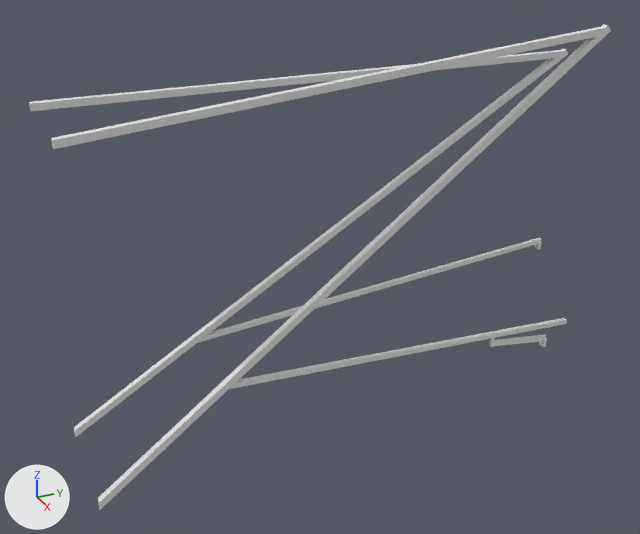
Before and after pictures for a commit that changed the OBJ model common/src/main/resources/assets/pantographsandwires/models/block/cantilever/double/5/cantilever_inner_8px.obj.
Both versions are drawn from a 50 mm lens placed at (7.28, -2.01, 2.44), pointed at (0.48, 1.05, -0.96). Arrows for +X, +Y and +Z are at lower left; the lights stay in place. The picture after the commit comes second. Where no turn or scale is listed for an object, it has been applied to the vertices.

In view in the first picture: '01c4daa6-15f4-4009-a824-7aed6f7a0333', '08bced05-e23e-4e01-85fa-966ff5c6bce8', '16d769ad-d913-46bf-996b-0399d7e0c37a', '4549282b-5ea8-48c1-a1b1-a2ea552bb131', '555c0a55-a02a-4bea-b606-ba8f8ad01c2a', '69ba6992-5393-4bc1-9b9f-0128942123cd', '6bffcca9-0f2c-4fbc-8615-56e263b401d1', 'c8c101f5-dc5a-4891-ac32-9bd8aa27dd4c', 'd792ef31-0eef-41fa-aaab-9df2d7d3b2a6', 'fed1ba74-be75-44ef-bf7f-ab93f76d292a'.
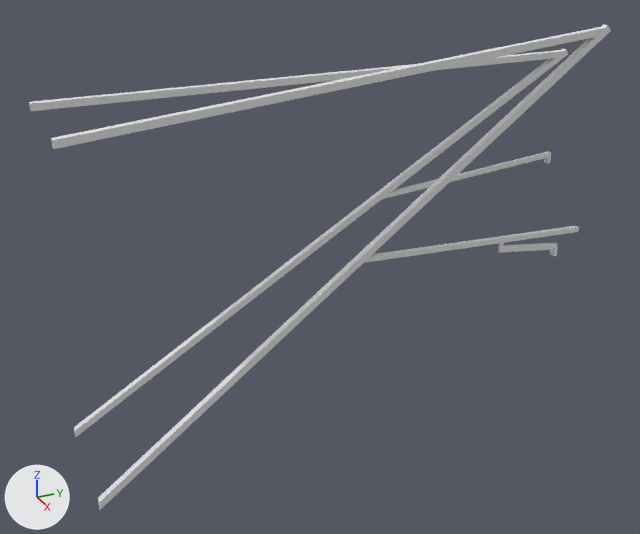
Location of each change, (x1, y1, x2, y2) in pixels of the pictures (640 x 534 px):
'16d769ad-d913-46bf-996b-0399d7e0c37a', deleted: before (230, 318, 567, 389)
'c8c101f5-dc5a-4891-ac32-9bd8aa27dd4c', deleted: before (198, 238, 542, 343)
'6e11b68e-39db-4491-9e4b-b1957efc33ed', added: after (364, 226, 579, 263)
'5f82167a-e6f8-42ad-ba10-6b6db616c59a', added: after (383, 151, 551, 199)
'5be06308-d708-4f1e-807f-3e21427b5c8b', added: after (503, 243, 557, 252)
'fed1ba74-be75-44ef-bf7f-ab93f76d292a', deleted: before (494, 334, 546, 346)
'802a1219-4c91-4c70-91b5-d85af37f2317', added: after (498, 236, 504, 253)
'9f433bf1-1b67-47a0-948c-61fce256b1cf', added: after (550, 246, 558, 256)
'd792ef31-0eef-41fa-aaab-9df2d7d3b2a6', deleted: before (489, 331, 495, 347)
'08bced05-e23e-4e01-85fa-966ff5c6bce8', deleted: before (539, 338, 547, 347)
'41a66b46-ef8e-4ac7-862e-4aa395b3742b', added: after (544, 155, 551, 164)
'555c0a55-a02a-4bea-b606-ba8f8ad01c2a', deleted: before (535, 241, 541, 249)

The change, as a diff of the scene's bpy script:
```diff
--- a/common/src/main/resources/assets/pantographsandwires/models/block/cantilever/double/5/cantilever_inner_8px.obj.py
+++ b/common/src/main/resources/assets/pantographsandwires/models/block/cantilever/double/5/cantilever_inner_8px.obj.py
@@ me_6e11b68e_39db_4491_9e4b_b1957efc33ed @@
+me_6e11b68e_39db_4491_9e4b_b1957efc33ed.from_pydata([(1.09, 1.24, -0.65), (1.09, 3.5, -0.75), (1.09, 1.18, -0.69), (1.09, 3.5, -0.79), (1.04, 3.5, -0.75), (1.04, 1.24, -0.65), (1.04, 3.5, -0.79), (1.04, 1.18, -0.69)], [], [(3, 6, 4, 1), (2, 3, 1, 0), (7, 2, 0, 5), (6, 7, 5, 4), (5, 0, 1, 4), (6, 3, 2, 7)])
+me_6e11b68e_39db_4491_9e4b_b1957efc33ed.materials.append(mat_m_53ac917a_6908_652e_015c_c53640b020ed)  # white #e7e7e7
@@ me_5f82167a_e6f8_42ad_ba10_6b6db616c59a @@
+me_5f82167a_e6f8_42ad_ba10_6b6db616c59a.from_pydata([(-0.04, 2.04, -0.55), (-0.04, 3.99, -0.38), (-0.04, 1.94, -0.61), (-0.04, 3.99, -0.43), (-0.09, 3.99, -0.38), (-0.09, 2.04, -0.55), (-0.09, 3.99, -0.43), (-0.09, 1.94, -0.61)], [], [(3, 6, 4, 1), (2, 3, 1, 0), (7, 2, 0, 5), (6, 7, 5, 4), (5, 0, 1, 4), (6, 3, 2, 7)])
+me_5f82167a_e6f8_42ad_ba10_6b6db616c59a.materials.append(mat_m_53ac917a_6908_652e_015c_c53640b020ed)  # white #e7e7e7
@@ me_5be06308_d708_4f1e_807f_3e21427b5c8b @@
+me_5be06308_d708_4f1e_807f_3e21427b5c8b.from_pydata([(1.072, 2.623, -0.796), (1.072, 3.273, -0.881), (1.072, 2.614, -0.858), (1.072, 3.265, -0.943), (1.053, 3.273, -0.881), (1.053, 2.623, -0.796), (1.053, 3.265, -0.943), (1.053, 2.614, -0.858)], [], [(3, 6, 4, 1), (2, 3, 1, 0), (7, 2, 0, 5), (6, 7, 5, 4), (5, 0, 1, 4), (6, 3, 2, 7)])
+me_5be06308_d708_4f1e_807f_3e21427b5c8b.materials.append(mat_m_53ac917a_6908_652e_015c_c53640b020ed)  # white #e7e7e7
@@ ob_08bced05_e23e_4e01_85fa_966ff5c6bce8 @@
-ob_08bced05_e23e_4e01_85fa_966ff5c6bce8 = bpy.data.objects.new('08bced05-e23e-4e01-85fa-966ff5c6bce8', me_08bced05_e23e_4e01_85fa_966ff5c6bce8)
@@ ob_16d769ad_d913_46bf_996b_0399d7e0c37a @@
-ob_16d769ad_d913_46bf_996b_0399d7e0c37a = bpy.data.objects.new('16d769ad-d913-46bf-996b-0399d7e0c37a', me_16d769ad_d913_46bf_996b_0399d7e0c37a)
@@ ob_555c0a55_a02a_4bea_b606_ba8f8ad01c2a @@
-ob_555c0a55_a02a_4bea_b606_ba8f8ad01c2a = bpy.data.objects.new('555c0a55-a02a-4bea-b606-ba8f8ad01c2a', me_555c0a55_a02a_4bea_b606_ba8f8ad01c2a)
@@ ob_c8c101f5_dc5a_4891_ac32_9bd8aa27dd4c @@
-ob_c8c101f5_dc5a_4891_ac32_9bd8aa27dd4c = bpy.data.objects.new('c8c101f5-dc5a-4891-ac32-9bd8aa27dd4c', me_c8c101f5_dc5a_4891_ac32_9bd8aa27dd4c)
@@ ob_d792ef31_0eef_41fa_aaab_9df2d7d3b2a6 @@
-ob_d792ef31_0eef_41fa_aaab_9df2d7d3b2a6 = bpy.data.objects.new('d792ef31-0eef-41fa-aaab-9df2d7d3b2a6', me_d792ef31_0eef_41fa_aaab_9df2d7d3b2a6)
@@ ob_fed1ba74_be75_44ef_bf7f_ab93f76d292a @@
-ob_fed1ba74_be75_44ef_bf7f_ab93f76d292a = bpy.data.objects.new('fed1ba74-be75-44ef-bf7f-ab93f76d292a', me_fed1ba74_be75_44ef_bf7f_ab93f76d292a)
@@ ob_9f433bf1_1b67_47a0_948c_61fce256b1cf @@
+ob_9f433bf1_1b67_47a0_948c_61fce256b1cf = bpy.data.objects.new('9f433bf1-1b67-47a0-948c-61fce256b1cf', me_9f433bf1_1b67_47a0_948c_61fce256b1cf)  # a box spanning x 1.0312..1.0938, y 3.2344..3.2656, z -1.0..-0.9063; in mat_m_d01e7a2a_8f73_2e81_4c23_374b2442e0d3 (white #e7e7e7)
+ob_9f433bf1_1b67_47a0_948c_61fce256b1cf.location = (0.0, 0.0, 0.0)
@@ ob_802a1219_4c91_4c70_91b5_d85af37f2317 @@
+ob_802a1219_4c91_4c70_91b5_d85af37f2317 = bpy.data.objects.new('802a1219-4c91-4c70-91b5-d85af37f2317', me_802a1219_4c91_4c70_91b5_d85af37f2317)  # a box spanning x 1.047..1.078, y 2.609..2.641, z -0.859..-0.703; in mat_m_53ac917a_6908_652e_015c_c53640b020ed (white #e7e7e7)
+ob_802a1219_4c91_4c70_91b5_d85af37f2317.location = (0.0, 0.0, 0.0)
@@ ob_6e11b68e_39db_4491_9e4b_b1957efc33ed @@
+ob_6e11b68e_39db_4491_9e4b_b1957efc33ed = bpy.data.objects.new('6e11b68e-39db-4491-9e4b-b1957efc33ed', me_6e11b68e_39db_4491_9e4b_b1957efc33ed)
+ob_6e11b68e_39db_4491_9e4b_b1957efc33ed.location = (0.0, 0.0, 0.0)
@@ ob_5f82167a_e6f8_42ad_ba10_6b6db616c59a @@
+ob_5f82167a_e6f8_42ad_ba10_6b6db616c59a = bpy.data.objects.new('5f82167a-e6f8-42ad-ba10-6b6db616c59a', me_5f82167a_e6f8_42ad_ba10_6b6db616c59a)
+ob_5f82167a_e6f8_42ad_ba10_6b6db616c59a.location = (0.0, 0.0, 0.0)
@@ ob_5be06308_d708_4f1e_807f_3e21427b5c8b @@
+ob_5be06308_d708_4f1e_807f_3e21427b5c8b = bpy.data.objects.new('5be06308-d708-4f1e-807f-3e21427b5c8b', me_5be06308_d708_4f1e_807f_3e21427b5c8b)
+ob_5be06308_d708_4f1e_807f_3e21427b5c8b.location = (0.0, 0.0, 0.0)
@@ ob_41a66b46_ef8e_4ac7_862e_4aa395b3742b @@
+ob_41a66b46_ef8e_4ac7_862e_4aa395b3742b = bpy.data.objects.new('41a66b46-ef8e-4ac7-862e-4aa395b3742b', me_41a66b46_ef8e_4ac7_862e_4aa395b3742b)  # a box spanning x -0.0938..-0.0312, y 3.9531..3.9844, z -0.5..-0.4063; in mat_m_d01e7a2a_8f73_2e81_4c23_374b2442e0d3 (white #e7e7e7)
+ob_41a66b46_ef8e_4ac7_862e_4aa395b3742b.location = (0.0, 0.0, 0.0)
```
